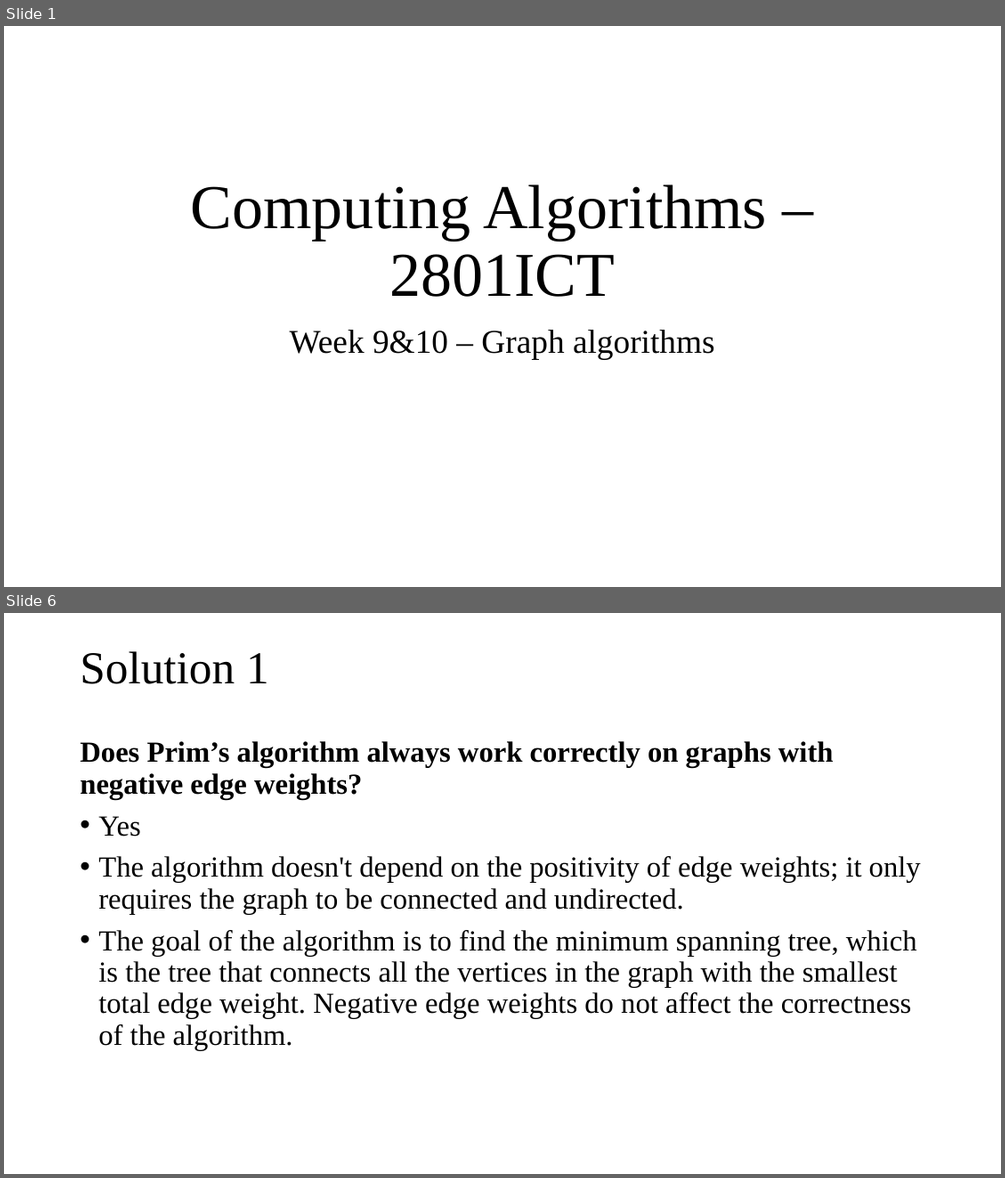
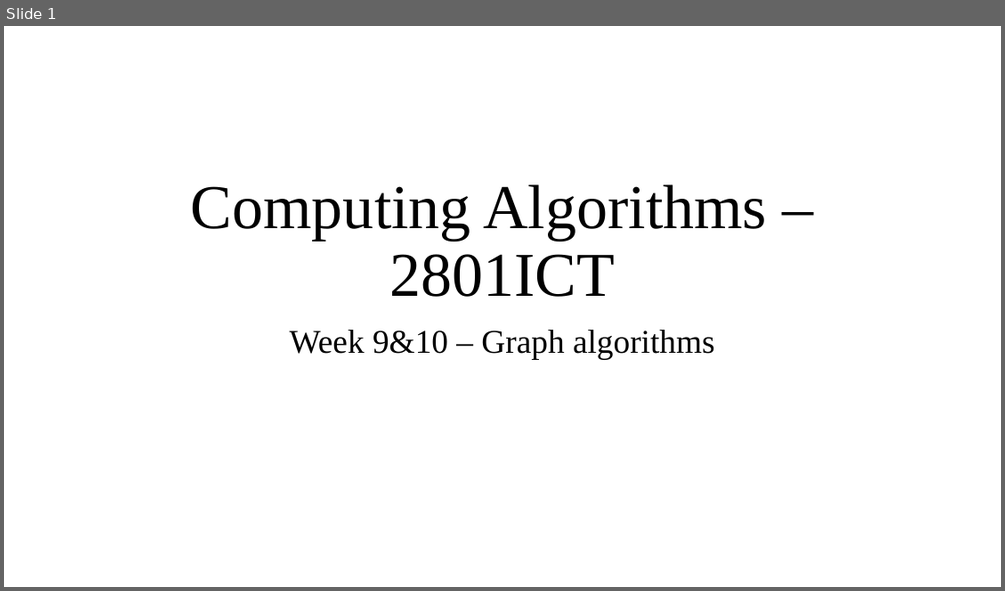
Before and after one commit to tamlhp/2801ict, a slide deck: week-9&10/problem-set/2801ict-week9&10.pptx. Shown one above the other, each under a label of ours: slides 1 and 6 before the commit, slide 1 after it; the slides between them are not shown. The pictures are 1005x1178 and 1005x591 pixels, drawn with LibreOffice and Linux fonts; fonts in the diff are those of the drawing. Boxes give left, top, right and bottom in pixels: in the first picture for what was removed or moved away, otherwise in the second. Text is boxed around its words. In the diff, an @@ line names an element or a change of style, - is before the commit and + after.

```diff
--- a/week-9&10/problem-set/2801ict-week9&10.pptx
+++ b/week-9&10/problem-set/2801ict-week9&10.pptx
@@ slide 6 removed at (4, 613, 1001, 1174), background #FFFFFF @@
@@ title removed at (80, 651, 269, 684) @@
-Solution 1
@@ text removed at (80, 741, 921, 1050) @@
-Does Prim’s algorithm always work correctly on graphs with negative edge weights?
-• Yes
-• The algorithm doesn't depend on the positivity of edge weights; it only requires the graph to be connected and undirected.
-• The goal of the algorithm is to find the minimum spanning tree, which is the tree that connects all the vertices in the graph with the smallest total edge weight. Negative edge weights do not affect the correctness of the algorithm.
```
Also in this commit, not shown: 24 slides changed, 25 other slides removed.
